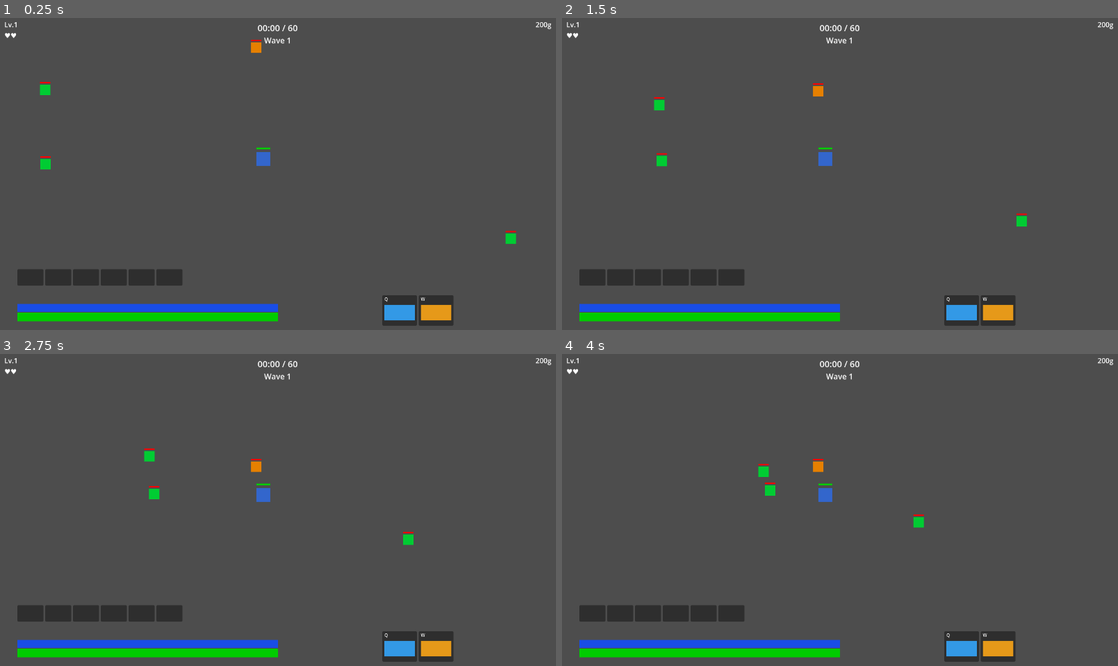
Above: before the commit, frames 1-4 (two rows, left to right).
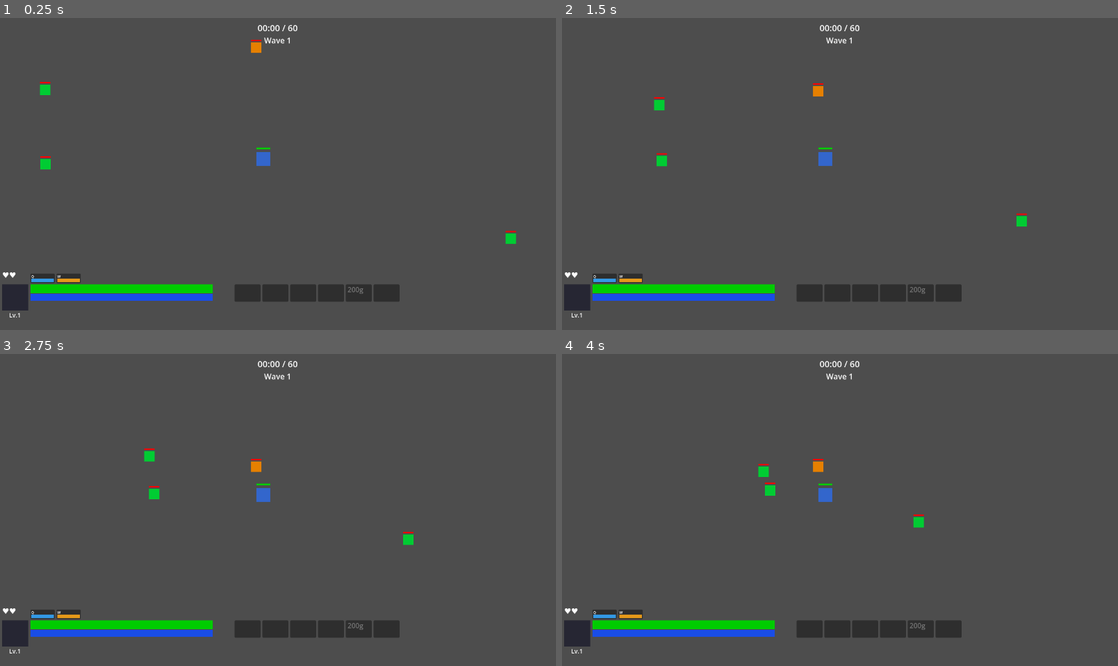
Above: after the commit, the same moments.

Repository: zhistokoepvpp-ctrl/hero-chaos
Game: Godot game, scene res://Scenes/Arena.tscn
Two runs of this game, one before a commit and one after it. Both use one fixed random seed, a clock stepped at 60 frames per second and the inputs below. This scene is started directly instead of the project's main scene.
Inputs (mouse positions are in pixels of both pictures, inside the frame that each line leads up to):
- Up to frame 1 (0.25 s): no input
- Up to frame 2 (1.5 s): tap Enter at 0.5 s; move the mouse to (962, 158) at 0.52 s; tap Q (ability_q) at 0.6 s; click (962, 158) at 0.67 s; drag from (728, 189) to (812, 236) at 1.27 s
- Up to frame 3 (2.75 s): move the mouse to (333, 441) at 2.02 s; tap B at 2.1 s; click (333, 441) at 2.17 s
- Up to frame 4 (4 s): drag from (812, 572) to (673, 463) at 2.77 s; move the mouse to (1006, 556) at 3.52 s; tap Q (ability_q) at 3.6 s; click (1006, 556) at 3.67 s

The runs differ from the first frame. In frame 1, 8.4% of the frame differs, in the area x 0-100%, y 1-99%; in frame 2, 8.4%; in frame 3, 8.4%; in frame 4, 8.4%.

Commit message:
feat: Dota-style HUD — portrait, stacked HP/MP bars, skills above, inventory right side

Diff:
--- a/game/Scenes/Arena.tscn
+++ b/game/Scenes/Arena.tscn
@@ -43,131 +43,149 @@
 horizontal_alignment = 1
 theme_override_font_sizes/font_size = 20
 
+[node name="PortraitRect" type="ColorRect" parent="."]
+layout_mode = 0
+offset_left = 5
+offset_top = 615
+offset_right = 65
+offset_bottom = 675
+color = Color(0.15, 0.15, 0.2, 1)
+
+[node name="PortraitLevel" type="Label" parent="."]
+layout_mode = 0
+offset_left = 5
+offset_top = 676
+offset_right = 65
+offset_bottom = 696
+text = "Lv.1"
+horizontal_alignment = 1
+theme_override_font_sizes/font_size = 14
+
 [node name="LevelLabel" type="Label" parent="."]
+visible = false
 layout_mode = 0
 offset_left = 10
 offset_top = 5
 offset_right = 200
 offset_bottom = 30
-text = "Lv.1"
+text = ""
 theme_override_font_sizes/font_size = 16
 
 [node name="LivesLabel" type="Label" parent="."]
 layout_mode = 0
-offset_left = 10
-offset_top = 30
+offset_left = 5
+offset_top = 580
 offset_right = 200
-offset_bottom = 55
+offset_bottom = 610
 text = "♥♥"
-theme_override_font_sizes/font_size = 16
+theme_override_font_sizes/font_size = 18
 
 [node name="HpBg" type="ColorRect" parent="."]
 layout_mode = 0
-offset_left = 40
-offset_top = 680
-offset_right = 640
-offset_bottom = 700
+offset_left = 70
+offset_top = 615
+offset_right = 490
+offset_bottom = 635
 color = Color(0.2, 0.2, 0.2, 1)
 
 [node name="ManaBg" type="ColorRect" parent="."]
 layout_mode = 0
-offset_left = 40
-offset_top = 660
-offset_right = 640
-offset_bottom = 678
+offset_left = 70
+offset_top = 637
+offset_right = 490
+offset_bottom = 653
 color = Color(0.15, 0.15, 0.2, 1)
 
 [node name="HpBar" type="ColorRect" parent="."]
 layout_mode = 0
-offset_left = 40
-offset_top = 680
-offset_right = 640
-offset_bottom = 700
+offset_left = 70
+offset_top = 615
+offset_right = 490
+offset_bottom = 635
 color = Color(0, 0.8, 0, 1)
 
 [node name="ManaBar" type="ColorRect" parent="."]
 layout_mode = 0
-offset_left = 40
-offset_top = 660
-offset_right = 640
-offset_bottom = 678
+offset_left = 70
+offset_top = 637
+offset_right = 490
+offset_bottom = 653
 color = Color(0.1, 0.3, 0.9, 1)
 
 [node name="AbilityBox" type="HBoxContainer" parent="."]
 layout_mode = 0
-offset_left = 880
-offset_top = 640
-offset_right = 1240
-offset_bottom = 710
+offset_left = 70
+offset_top = 590
+offset_right = 210
+offset_bottom = 612
 
 [node name="QPanel" type="Panel" parent="AbilityBox"]
-custom_minimum_size = Vector2i(80, 60)
-size = Vector2i(80, 60)
+custom_minimum_size = Vector2i(56, 22)
+size = Vector2i(56, 22)
 
 [node name="QLabel" type="Label" parent="AbilityBox/QPanel"]
 layout_mode = 0
-offset_left = 5
-offset_top = 2
-offset_right = 75
-offset_bottom = 22
+offset_left = 2
+offset_top = 1
+offset_right = 54
+offset_bottom = 12
 text = "Q"
-theme_override_font_sizes/font_size = 10
+theme_override_font_sizes/font_size = 8
 
 [node name="QCooldownBar" type="ColorRect" parent="AbilityBox/QPanel"]
 layout_mode = 0
-offset_left = 5
-offset_top = 22
-offset_right = 75
-offset_bottom = 58
+offset_left = 2
+offset_top = 12
+offset_right = 54
+offset_bottom = 20
 color = Color(0.2, 0.6, 0.9, 1)
 
 [node name="QCooldownBg" type="ColorRect" parent="AbilityBox/QPanel"]
 layout_mode = 0
-offset_left = 5
-offset_top = 22
-offset_right = 75
-offset_bottom = 58
+offset_left = 2
+offset_top = 12
+offset_right = 54
+offset_bottom = 20
 color = Color(0.1, 0.1, 0.1, 1)
 show_behind_parent = true
 
 [node name="WPanel" type="Panel" parent="AbilityBox"]
-custom_minimum_size = Vector2i(80, 60)
-size = Vector2i(80, 60)
+custom_minimum_size = Vector2i(56, 22)
+size = Vector2i(56, 22)
 
 [node name="WLabel" type="Label" parent="AbilityBox/WPanel"]
 layout_mode = 0
-offset_left = 5
-offset_top = 2
-offset_right = 75
-offset_bottom = 22
+offset_left = 2
+offset_top = 1
+offset_right = 54
+offset_bottom = 12
 text = "W"
-theme_override_font_sizes/font_size = 10
+theme_override_font_sizes/font_size = 8
 
 [node name="WCooldownBar" type="ColorRect" parent="AbilityBox/WPanel"]
 layout_mode = 0
-offset_left = 5
-offset_top = 22
-offset_right = 75
-offset_bottom = 58
+offset_left = 2
+offset_top = 12
+offset_right = 54
+offset_bottom = 20
 color = Color(0.9, 0.6, 0.1, 1)
 
 [node name="WCooldownBg" type="ColorRect" parent="AbilityBox/WPanel"]
 layout_mode = 0
-offset_left = 5
-offset_top = 22
-offset_right = 75
-offset_bottom = 58
+offset_left = 2
+offset_top = 12
+offset_right = 54
+offset_bottom = 20
 color = Color(0.1, 0.1, 0.1, 1)
 show_behind_parent = true
 
 [node name="GoldLabel" type="Label" parent="."]
 layout_mode = 0
-offset_left = 1180
-offset_top = 5
-offset_right = 1270
-offset_bottom = 30
+offset_left = 800
+offset_top = 615
+offset_right = 900
+offset_bottom = 640
 text = "200g"
-horizontal_alignment = 2
 theme_override_font_sizes/font_size = 16
 
 [node name="NotifyLabel" type="Label" parent="."]
@@ -192,10 +210,10 @@
 
 [node name="InvBox" type="HBoxContainer" parent="."]
 layout_mode = 0
-offset_left = 40
-offset_top = 580
-offset_right = 640
-offset_bottom = 618
+offset_left = 540
+offset_top = 615
+offset_right = 790
+offset_bottom = 655
 
 [node name="Slot0" type="Panel" parent="InvBox"]
 custom_minimum_size = Vector2i(60, 36)
--- a/game/Scenes/Duel.tscn
+++ b/game/Scenes/Duel.tscn
@@ -78,139 +78,157 @@
 horizontal_alignment = 1
 theme_override_font_sizes/font_size = 36
 
+[node name="PortraitRect" type="ColorRect" parent="."]
+layout_mode = 0
+offset_left = 5
+offset_top = 615
+offset_right = 65
+offset_bottom = 675
+color = Color(0.15, 0.15, 0.2, 1)
+
+[node name="PortraitLevel" type="Label" parent="."]
+layout_mode = 0
+offset_left = 5
+offset_top = 676
+offset_right = 65
+offset_bottom = 696
+text = "Lv.1"
+horizontal_alignment = 1
+theme_override_font_sizes/font_size = 14
+
 [node name="LevelLabel" type="Label" parent="."]
+visible = false
 layout_mode = 0
 offset_left = 10
 offset_top = 5
 offset_right = 200
 offset_bottom = 30
-text = "Lv.1"
+text = ""
 theme_override_font_sizes/font_size = 16
 
 [node name="LivesLabel" type="Label" parent="."]
 layout_mode = 0
-offset_left = 10
-offset_top = 30
+offset_left = 5
+offset_top = 580
 offset_right = 200
-offset_bottom = 55
+offset_bottom = 610
 text = "♥♥"
-theme_override_font_sizes/font_size = 16
+theme_override_font_sizes/font_size = 18
 
 [node name="HpBg" type="ColorRect" parent="."]
 layout_mode = 0
-offset_left = 40
-offset_top = 680
-offset_right = 640
-offset_bottom = 700
+offset_left = 70
+offset_top = 615
+offset_right = 490
+offset_bottom = 635
 color = Color(0.2, 0.2, 0.2, 1)
 
 [node name="ManaBg" type="ColorRect" parent="."]
 layout_mode = 0
-offset_left = 40
-offset_top = 660
-offset_right = 640
-offset_bottom = 678
+offset_left = 70
+offset_top = 637
+offset_right = 490
+offset_bottom = 653
 color = Color(0.15, 0.15, 0.2, 1)
 
 [node name="HpBar" type="ColorRect" parent="."]
 layout_mode = 0
-offset_left = 40
-offset_top = 680
-offset_right = 640
-offset_bottom = 700
+offset_left = 70
+offset_top = 615
+offset_right = 490
+offset_bottom = 635
 color = Color(0, 0.8, 0, 1)
 
 [node name="ManaBar" type="ColorRect" parent="."]
 layout_mode = 0
-offset_left = 40
-offset_top = 660
-offset_right = 640
-offset_bottom = 678
+offset_left = 70
+offset_top = 637
+offset_right = 490
+offset_bottom = 653
 color = Color(0.1, 0.3, 0.9, 1)
 
 [node name="AbilityBox" type="HBoxContainer" parent="."]
 layout_mode = 0
-offset_left = 880
-offset_top = 640
-offset_right = 1240
-offset_bottom = 710
+offset_left = 70
+offset_top = 590
+offset_right = 210
+offset_bottom = 612
 
 [node name="QPanel" type="Panel" parent="AbilityBox"]
-custom_minimum_size = Vector2i(80, 60)
-size = Vector2i(80, 60)
+custom_minimum_size = Vector2i(56, 22)
+size = Vector2i(56, 22)
 
 [node name="QLabel" type="Label" parent="AbilityBox/QPanel"]
 layout_mode = 0
-offset_left = 5
-offset_top = 2
-offset_right = 75
-offset_bottom = 22
+offset_left = 2
+offset_top = 1
+offset_right = 54
+offset_bottom = 12
 text = "Q"
-theme_override_font_sizes/font_size = 10
+theme_override_font_sizes/font_size = 8
 
 [node name="QCooldownBar" type="ColorRect" parent="AbilityBox/QPanel"]
 layout_mode = 0
-offset_left = 5
-offset_top = 22
-offset_right = 75
-offset_bottom = 58
+offset_left = 2
+offset_top = 12
+offset_right = 54
+offset_bottom = 20
 color = Color(0.2, 0.6, 0.9, 1)
 
 [node name="QCooldownBg" type="ColorRect" parent="AbilityBox/QPanel"]
 layout_mode = 0
-offset_left = 5
-offset_top = 22
-offset_right = 75
-offset_bottom = 58
+offset_left = 2
+offset_top = 12
+offset_right = 54
+offset_bottom = 20
 color = Color(0.1, 0.1, 0.1, 1)
 show_behind_parent = true
 
 [node name="WPanel" type="Panel" parent="AbilityBox"]
-custom_minimum_size = Vector2i(80, 60)
-size = Vector2i(80, 60)
+custom_minimum_size = Vector2i(56, 22)
+size = Vector2i(56, 22)
 
 [node name="WLabel" type="Label" parent="AbilityBox/WPanel"]
 layout_mode = 0
-offset_left = 5
-offset_top = 2
-offset_right = 75
-offset_bottom = 22
+offset_left = 2
+offset_top = 1
+offset_right = 54
+offset_bottom = 12
 text = "W"
-theme_override_font_sizes/font_size = 10
+theme_override_font_sizes/font_size = 8
 
 [node name="WCooldownBar" type="ColorRect" parent="AbilityBox/WPanel"]
 layout_mode = 0
-offset_left = 5
-offset_top = 22
-offset_right = 75
-offset_bottom = 58
+offset_left = 2
+offset_top = 12
+offset_right = 54
+offset_bottom = 20
 color = Color(0.9, 0.6, 0.1, 1)
 
 [node name="WCooldownBg" type="ColorRect" parent="AbilityBox/WPanel"]
 layout_mode = 0
-offset_left = 5
-offset_top = 22
-offset_right = 75
-offset_bottom = 58
+offset_left = 2
+offset_top = 12
+offset_right = 54
+offset_bottom = 20
 color = Color(0.1, 0.1, 0.1, 1)
 show_behind_parent = true
 
 [node name="GoldLabel" type="Label" parent="."]
 layout_mode = 0
-offset_left = 1180
-offset_top = 5
-offset_right = 1270
-offset_bottom = 30
+offset_left = 800
+offset_top = 615
+offset_right = 900
+offset_bottom = 640
 text = "200g"
-horizontal_alignment = 2
 theme_override_font_sizes/font_size = 16
 
 [node name="InvBox" type="HBoxContainer" parent="."]
 layout_mode = 0
-offset_left = 40
-offset_top = 580
-offset_right = 640
-offset_bottom = 618
+offset_left = 540
+offset_top = 615
+offset_right = 790
+offset_bottom = 655
 
 [node name="Slot0" type="Panel" parent="InvBox"]
 custom_minimum_size = Vector2i(60, 36)
--- a/game/Scripts/UI/ArenaUI.gd
+++ b/game/Scripts/UI/ArenaUI.gd
@@ -4,7 +4,8 @@
 @onready var hero_rect: ColorRect = $ArenaView/Hero
 @onready var target_pos: ColorRect = $ArenaView/TargetPos
 @onready var timer_label: Label = $TimerLabel
-@onready var level_label: Label = $LevelLabel
+@onready var level_label: Label = $PortraitLevel
+@onready var portrait_rect: ColorRect = $PortraitRect
 @onready var hp_bar: ColorRect = $HpBar
 @onready var mana_bar: ColorRect = $ManaBar
 @onready var hp_bg: ColorRect = $HpBg
@@ -76,6 +77,7 @@
 	_current_hp = _max_hp
 	_max_mana = p.get_mana()
 	_current_mana = _max_mana
+	portrait_rect.color = _get_hero_portrait_color(h_type)
 
 	q_label.text = "[Q] " + data.get("q_name", "?")
 	w_label.text = "[W] " + data.get("w_name", "?")
@@ -330,6 +332,20 @@
 				child.queue_free()
 				break
 
+func _get_hero_portrait_color(h_type: int) -> Color:
+	match h_type:
+		Constants.HeroType.WARRIOR: return Color(0.8, 0.3, 0.2)
+		Constants.HeroType.ARCHER: return Color(0.2, 0.6, 0.2)
+		Constants.HeroType.MAGE: return Color(0.2, 0.3, 0.8)
+		Constants.HeroType.ASSASSIN: return Color(0.3, 0.3, 0.3)
+		Constants.HeroType.PALADIN: return Color(0.9, 0.8, 0.4)
+		Constants.HeroType.NECROMANCER: return Color(0.4, 0.2, 0.6)
+		Constants.HeroType.BERSERKER: return Color(0.8, 0.1, 0.1)
+		Constants.HeroType.SHAMAN: return Color(0.2, 0.7, 0.7)
+		Constants.HeroType.GUNSLINGER: return Color(0.6, 0.5, 0.3)
+		Constants.HeroType.SPELLBLADE: return Color(0.5, 0.3, 0.8)
+	return Color(0.5, 0.5, 0.5)
+
 func _on_phase_changed(new_phase: int):
 	if new_phase == Constants.GamePhase.LOBBY:
 		var tree = get_tree()
--- a/game/Scripts/UI/DuelUI.gd
+++ b/game/Scripts/UI/DuelUI.gd
@@ -9,7 +9,8 @@
 @onready var countdown_label: Label = $CountdownLabel
 @onready var timer_label: Label = $TimerLabel
 @onready var result_label: Label = $ResultLabel
-@onready var level_label: Label = $LevelLabel
+@onready var level_label: Label = $PortraitLevel
+@onready var portrait_rect: ColorRect = $PortraitRect
 @onready var lives_label: Label = $LivesLabel
 @onready var hp_bar: ColorRect = $HpBar
 @onready var mana_bar: ColorRect = $ManaBar
@@ -93,6 +94,7 @@
 	_hero_speed = p.get_speed()
 	var data = HeroDatabase.get_hero(h_type)
 	_hero_atk_range = data.attack_range
+	portrait_rect.color = _get_hero_color(h_type)
 	q_label.text = "[Q] " + data.get("q_name", "?")
 	w_label.text = "[W] " + data.get("w_name", "?")
 
